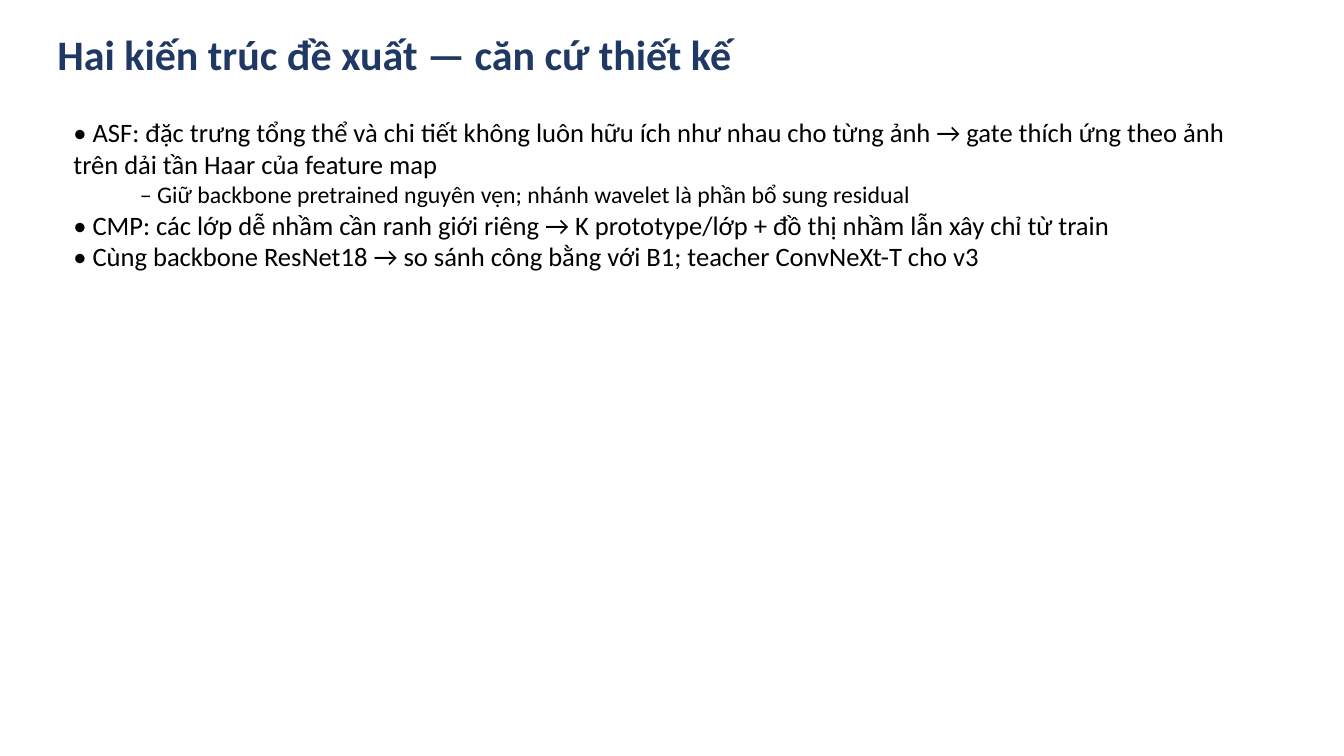
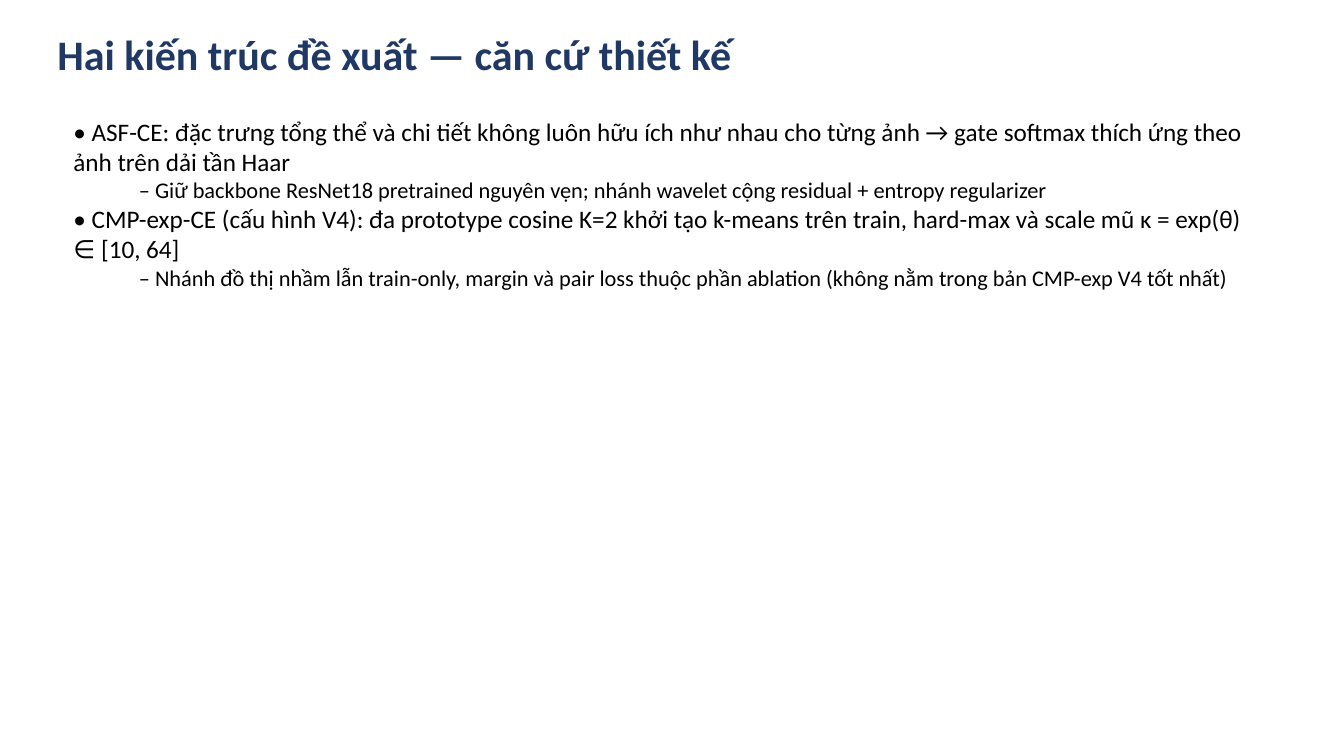
Before and after one commit to bangdang-ai-developer/kaggle-research, a slide deck: slide 3 of deliverables/Slides_cuoi_mon_NWPU_RESISC45.pptx. Drawn at 1344x756 pixels with LibreOffice and Linux fonts; fonts in the diff are those of the drawing. Boxes give left, top, right and bottom in pixels: in the first picture for what was removed or moved away, otherwise in the second. Text is boxed around its words. In the diff, an @@ line names an element or a change of style, - is before the commit and + after.

```diff
--- a/deliverables/Slides_cuoi_mon_NWPU_RESISC45.pptx
+++ b/deliverables/Slides_cuoi_mon_NWPU_RESISC45.pptx
@@ text at [73,121,1241,290]: text changed; size 19 to 18 pt @@
-• ASF: đặc trưng tổng thể và chi tiết không luôn hữu ích như nhau cho từng ảnh → gate thích ứng theo ảnh trên dải tần Haar của feature map
-  – Giữ backbone pretrained nguyên vẹn; nhánh wavelet là phần bổ sung residual
-• CMP: các lớp dễ nhầm cần ranh giới riêng → K prototype/lớp + đồ thị nhầm lẫn xây chỉ từ train
-• Cùng backbone ResNet18 → so sánh công bằng với B1; teacher ConvNeXt-T cho v3
+• ASF-CE: đặc trưng tổng thể và chi tiết không luôn hữu ích như nhau cho từng ảnh → gate softmax thích ứng theo ảnh trên dải tần Haar
+  – Giữ backbone ResNet18 pretrained nguyên vẹn; nhánh wavelet cộng residual + entropy regularizer
+• CMP-exp-CE (cấu hình V4): đa prototype cosine K=2 khởi tạo k-means trên train, hard-max và scale mũ κ = exp(θ) ∈ [10, 64]
+  – Nhánh đồ thị nhầm lẫn train-only, margin và pair loss thuộc phần ablation (không nằm trong bản CMP-exp V4 tốt nhất)
```
Also in this commit, not shown: 12 other slides changed, 6 slides added, 7 slides removed, 24 other files.
